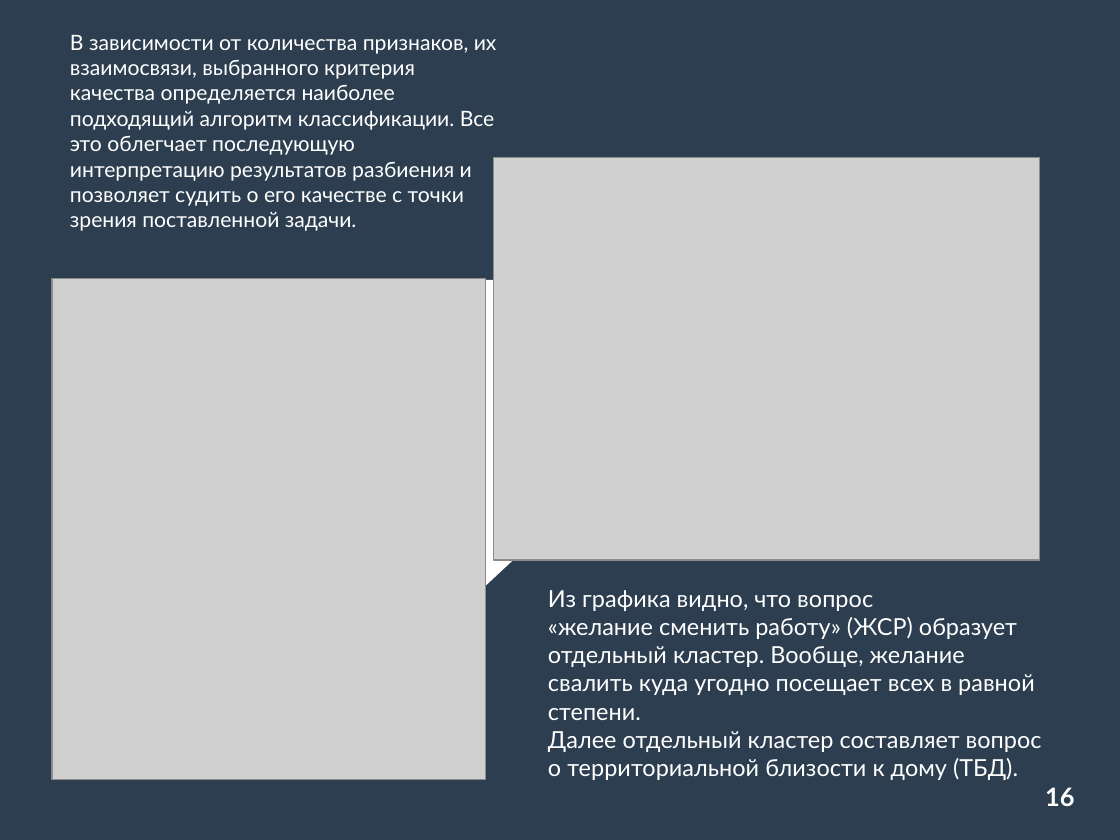
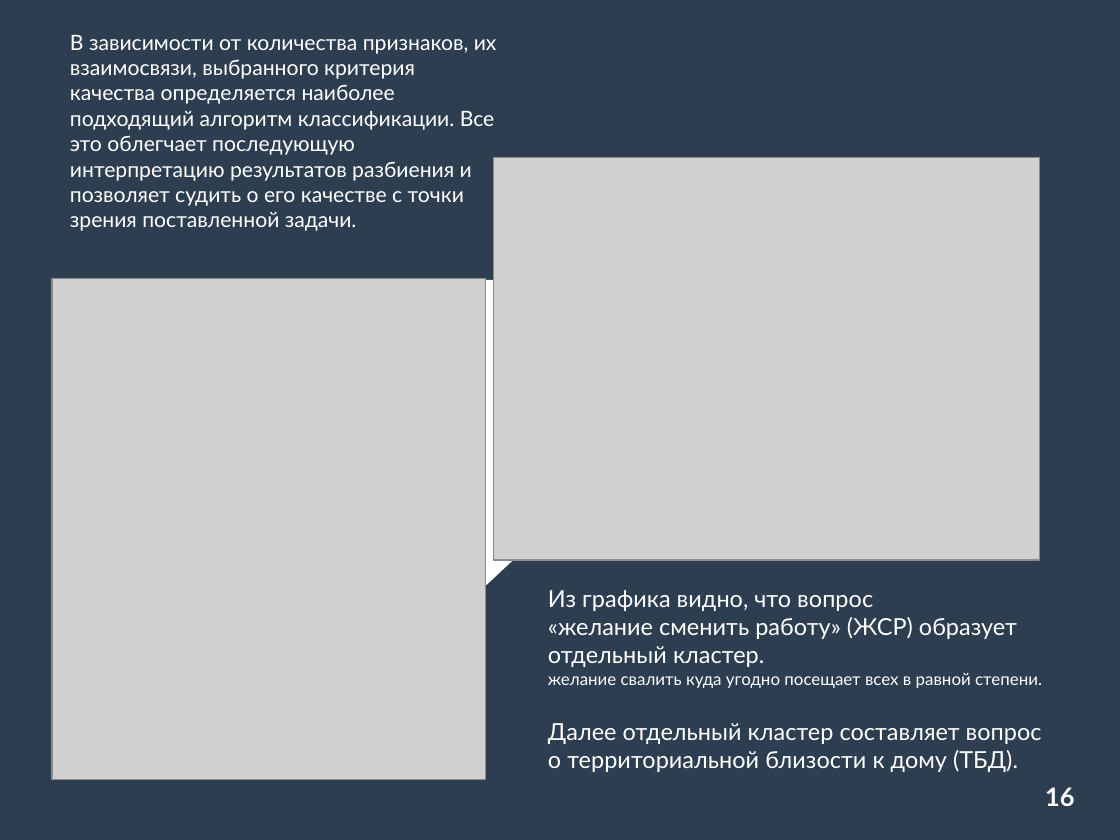
Before and after one commit to Nasty8k/University, a slide deck: slide 16 of TerVer/Cluster.odp. Drawn at 1120x840 pixels with LibreOffice and Linux fonts; fonts in the diff are those of the drawing; grey boxes stand for pictures. Boxes give left, top, right and bottom in pixels: in the first picture for what was removed or moved away, otherwise in the second. Text is boxed around its words. In the diff, an @@ line names an element or a change of style, - is before the commit and + after.

```diff
--- a/TerVer/Cluster.odp
+++ b/TerVer/Cluster.odp
@@ text at (x1=548, y1=590, x2=1042, y2=772): text changed @@
-Из графика видно, что вопрос
-«желание сменить работу» (ЖСР) образует отдельный кластер. Вообще, желание свалить куда угодно посещает всех в равной степени.
-Далее отдельный кластер составляет вопрос о территориальной близости к дому (ТБД).
+Из графика видно, что вопрос
+«желание сменить работу» (ЖСР) образует отдельный кластер.
+желание свалить куда угодно посещает всех в равной степени.
+Далее отдельный кластер составляет вопрос о территориальной близости к дому (ТБД).
```
Also in this commit, not shown: 3 other slides changed.
